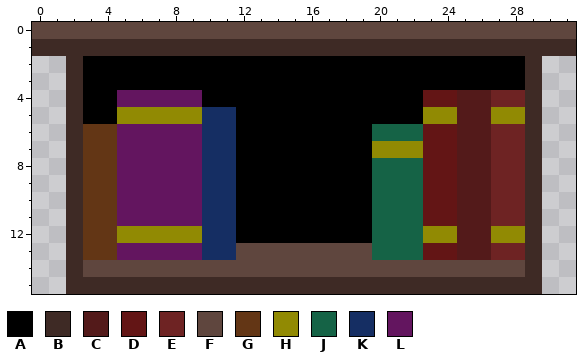
Pixel-art file: Assets/_Project/Aseprite/Assets/Level 2/Bookshelf_Short_A.aseprite. That is the earlier state.
32x16 pixels, 1 frame. Colours within 5 levels of each other are drawn and written as one.
Palette (. is transparent): A #000000  B #3e2a25  C #531a1a  D #631515  E #6e2323  F #5f463e  G #633615  H #918a03  J #156346  K #152e63  L #63155f
Pixels before, first column x 0:
 0 FFFFFFFFFFFFFFFFFFFFFFFFFFFFFFFF
 1 BBBBBBBBBBBBBBBBBBBBBBBBBBBBBBBB
 2 ..BAAAAAAAAAAAAAAAAAAAAAAAAAAB..
 3 ..BAAAAAAAAAAAAAAAAAAAAAAAAAAB..
 4 ..BAALLLLLAAAAAAAAAAAAADDCCEEB..
 5 ..BAAHHHHHKKAAAAAAAAAAAHHCCHHB..
 6 ..BGGLLLLLKKAAAAAAAAJJJDDCCEEB..
 7 ..BGGLLLLLKKAAAAAAAAHHHDDCCEEB..
 8 ..BGGLLLLLKKAAAAAAAAJJJDDCCEEB..
 9 ..BGGLLLLLKKAAAAAAAAJJJDDCCEEB..
10 ..BGGLLLLLKKAAAAAAAAJJJDDCCEEB..
11 ..BGGLLLLLKKAAAAAAAAJJJDDCCEEB..
12 ..BGGHHHHHKKAAAAAAAAJJJHHCCHHB..
13 ..BGGLLLLLKKFFFFFFFFJJJDDCCEEB..
14 ..BFFFFFFFFFFFFFFFFFFFFFFFFFFB..
15 ..BBBBBBBBBBBBBBBBBBBBBBBBBBBB..
The result:
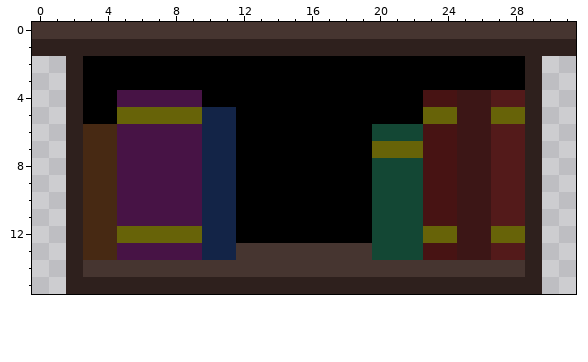
The exact change:
colour B: #3e2a25 -> #2e201d
colour C: #531a1a -> #3c1616
colour D: #631515 -> #471313
colour E: #6e2323 -> #531a1a
colour F: #5f463e -> #463530
colour G: #633615 -> #472913
colour H: #918a03 -> #676308
colour J: #156346 -> #134734
colour K: #152e63 -> #132447
colour L: #63155f -> #471345
Boxes around the changes in both pictures, in picture pixels (x1, y1, x2, y2):
changed: (32, 22, 576, 294)
